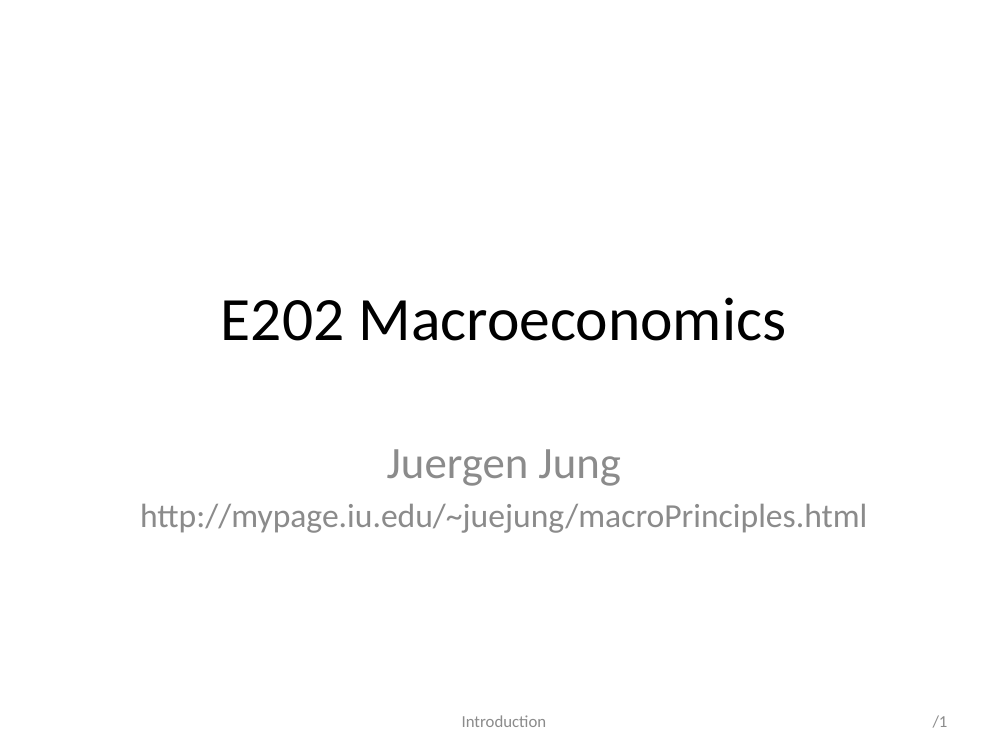
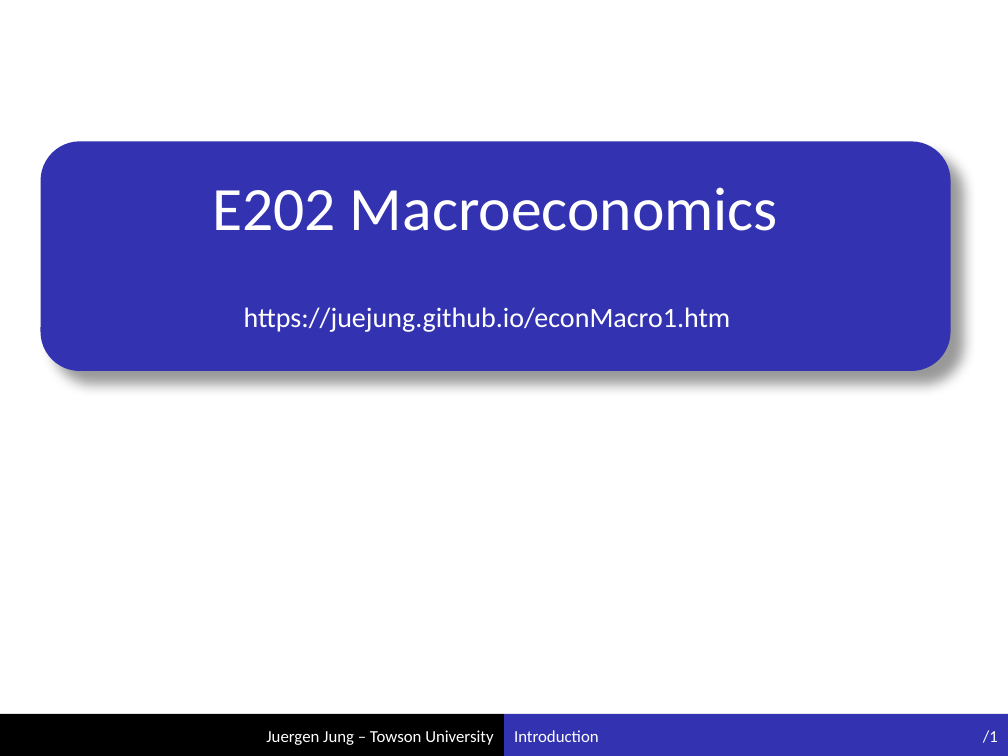
Before and after one commit to juejung/juejung.github.io, a slide deck: slide 1 of jdocs/Macro1/introductionMacro.pptx. Drawn at 1008x756 pixels with LibreOffice and Linux fonts; fonts in the diff are those of the drawing. Boxes give left, top, right and bottom in pixels: in the first picture for what was removed or moved away, otherwise in the second. Text is boxed around its words. In the diff, an @@ line names an element or a change of style, - is before the commit and + after.

Commit message:
add new formatting to slides

```diff
--- a/jdocs/Macro1/introductionMacro.pptx
+++ b/jdocs/Macro1/introductionMacro.pptx
@@ rounded rectangle added at (42,143,950,370), fill #3333B2, outline #3333B2 2 pt @@
@@ title "E202 Macroeconomics": place and size @@
-title "E202 Macroeconomics" at (221,297,786,341)
+title "E202 Macroeconomics" at (212,187,778,231)
@@ title "E202 Macroeconomics" at (212,187,778,231): text colour #000000 to #F0F0F0 @@
@@ subtitle at (244,307,731,332): text changed; size 24 to 20 pt; text colour #8C8C8C to #F0F0F0 @@
-Juergen Jung
-http://mypage.iu.edu/~juejung/macroPrinciples.html
+https://juejung.github.io/econMacro1.htm
@@ rectangle added at (0,714,504,756), fill #000000 @@
@@ text "Introduction": place and size @@
-text "Introduction" at (462,715,547,727)
+text "Introduction" at (514,730,599,742)
@@ text "Introduction" at (514,730,599,742): text colour #8C8C8C to #F0F0F0; alignment centre to left @@
@@ rectangle added at (504,714,1008,756), fill #3333B2 @@
@@ page number: place and size @@
-page number at (933,715,948,728)
+page number at (983,730,998,743)
@@ page number at (983,730,998,743): text colour #8C8C8C to #F0F0F0 @@
@@ text added at (266,730,493,745), 12 pt, text #F0F0F0 @@
+Juergen Jung – Towson University
```
Also in this commit, not shown: 17 other slides changed, 3 other files.
